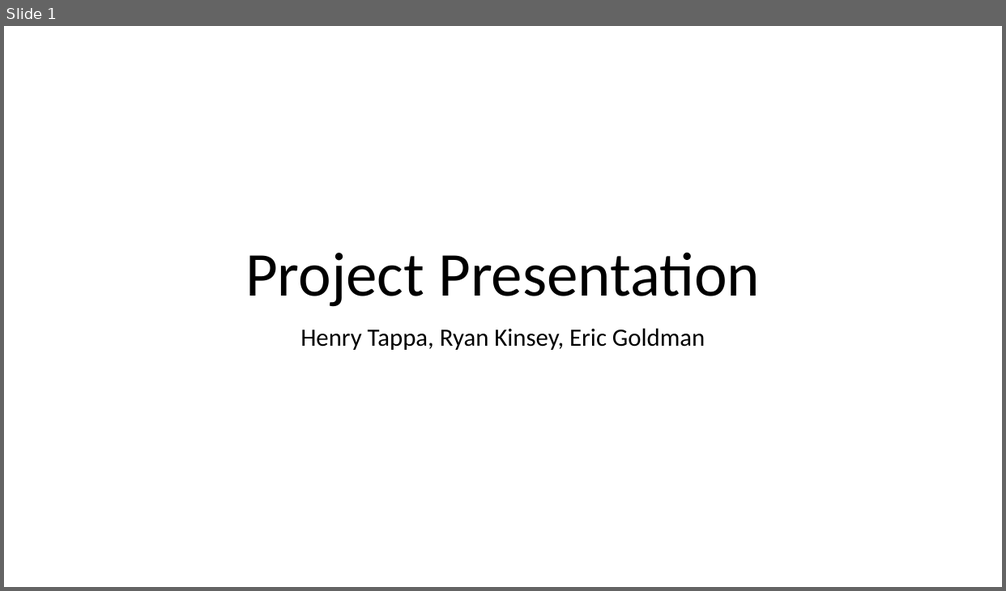
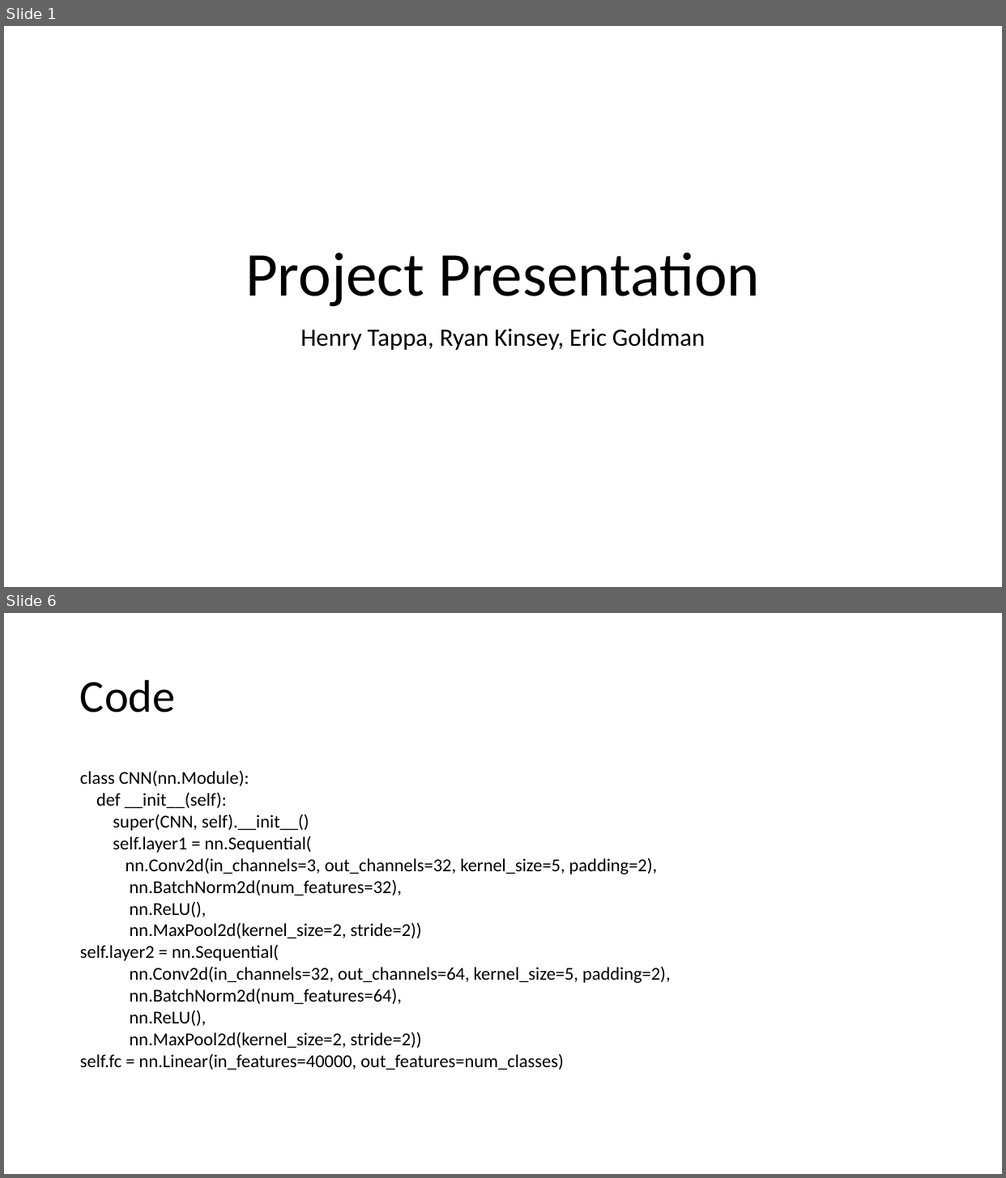
Before and after one commit to htappa/CNN-ImageClassification, a slide deck: Final-Group-Presentation/Group4ProjectPresentation.pptx. Shown one above the other, each under a label of ours: slide 1 before the commit, slides 1 and 6 after it; the slides between them are not shown. The pictures are 1006x591 and 1006x1178 pixels, drawn with LibreOffice and Linux fonts; fonts in the diff are those of the drawing. Boxes give left, top, right and bottom in pixels: in the first picture for what was removed or moved away, otherwise in the second. Text is boxed around its words. In the diff, an @@ line names an element or a change of style, - is before the commit and + after.

Commit message:
updated ppt

```diff
--- a/Final-Group-Presentation/Group4ProjectPresentation.pptx
+++ b/Final-Group-Presentation/Group4ProjectPresentation.pptx
@@ slide 6 added at (4, 613, 1002, 1174), background #FFFFFF @@
@@ title added at (80, 679, 176, 713), 44 pt, text #000000 @@
+Code
@@ text added at (80, 770, 671, 1070), 17.5 pt, text #000000 @@
+class CNN(nn.Module):
+def __init__(self):
+super(CNN, self).__init__()
+self.layer1 = nn.Sequential(
+nn.Conv2d(in_channels=3, out_channels=32, kernel_size=5, padding=2),
+nn.BatchNorm2d(num_features=32),
+nn.ReLU(),
+nn.MaxPool2d(kernel_size=2, stride=2))
+self.layer2 = nn.Sequential(
+nn.Conv2d(in_channels=32, out_channels=64, kernel_size=5, padding=2),
+nn.BatchNorm2d(num_features=64),
+nn.ReLU(),
+nn.MaxPool2d(kernel_size=2, stride=2))
+self.fc = nn.Linear(in_features=40000, out_features=num_classes)
```
Also in this commit, not shown: 8 other slides added, 1 other file.
